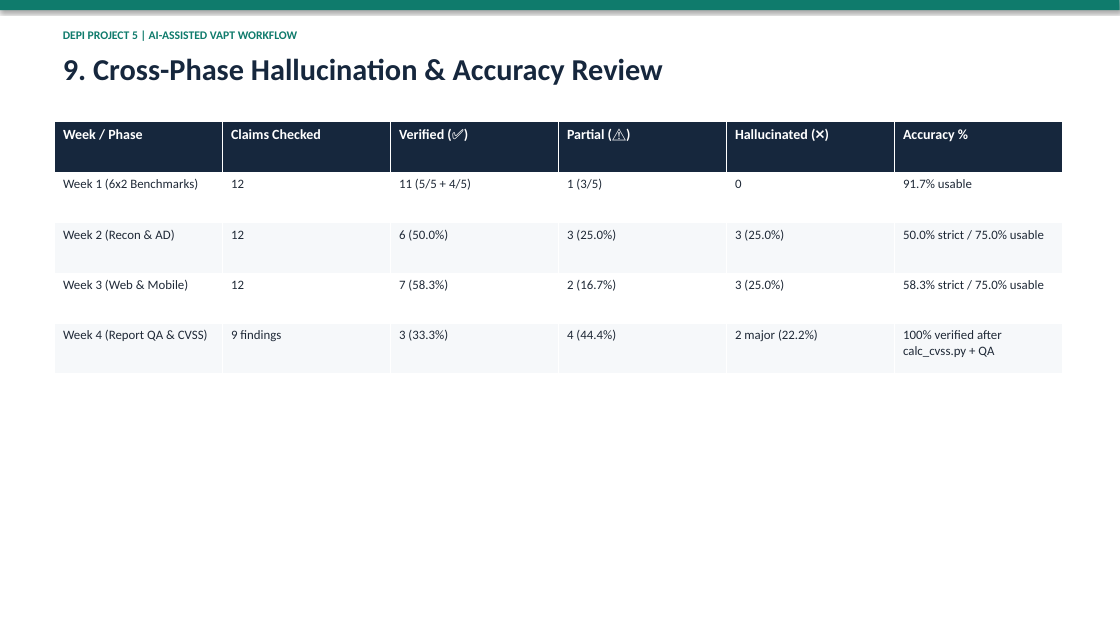
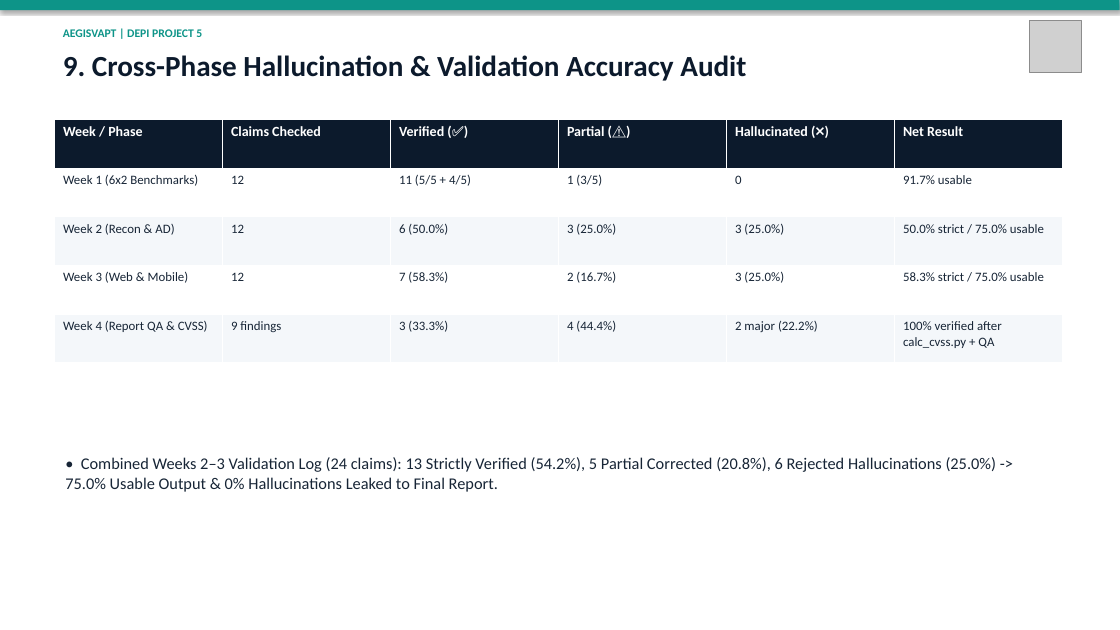
Before and after one commit to 7adadd/AI-Assisted-VAPT-Automation-Reporting-Workflow, a slide deck: slide 10 of deliverables/DEPI-Project5-Presentation.pptx. Drawn at 1120x630 pixels with LibreOffice and Linux fonts; fonts in the diff are those of the drawing; grey boxes stand for pictures. Boxes give left, top, right and bottom in pixels: in the first picture for what was removed or moved away, otherwise in the second. Text is boxed around its words. In the diff, an @@ line names an element or a change of style, - is before the commit and + after.

Commit message:
Polish AegisVAPT UI & logo, fix API/dashboard/graph/PoC bugs, add 15-slide deck & Arabic defense guide

```diff
--- a/deliverables/DEPI-Project5-Presentation.pptx
+++ b/deliverables/DEPI-Project5-Presentation.pptx
@@ rectangle at (0, 0, 1120, 10): fill #0F7B6C to #0D9488 @@
@@ text at (63, 29, 202, 37): text changed; text colour #0F7B6C to #0D9488 @@
-DEPI PROJECT 5 | AI-ASSISTED VAPT WORKFLOW
+AEGISVAPT | DEPI PROJECT 5
@@ picture added at (1029, 20, 1081, 72) @@
@@ text at (63, 55, 746, 81): text changed; size 26 to 25 pt; text colour #16273D to #0C1A2C @@
-9. Cross-Phase Hallucination & Accuracy Review
+9. Cross-Phase Hallucination & Validation Accuracy Audit
@@ table at (55, 119, 1063, 363) @@
-row 1, column 6: Accuracy %
+row 1, column 6: Net Result
@@ fill #16273D to #0C1A2C in row 1 @@
@@ fill #F6F8FA to #F4F7FA in 12 cells @@
@@ text colour #1F2937 to #172536 in "Week 1 (6x2 Benchmarks)", "12", "11 (5/5 + 4/5)", "1 (3/5)" and 20 more places @@
@@ text added at (65, 457, 997, 492), 14 pt, text #172536 @@
+• Combined Weeks 2–3 Validation Log (24 claims): 13 Strictly Verified (54.2%), 5 Partial Corrected (20.8%), 6 Rejected Hallucinations (25.0%) -> 75.0% Usable Output & 0% Hallucinations Leaked to Final Report.
```
Also in this commit, not shown: 9 other slides changed, 5 slides added, 2 slides removed, 22 other files.
